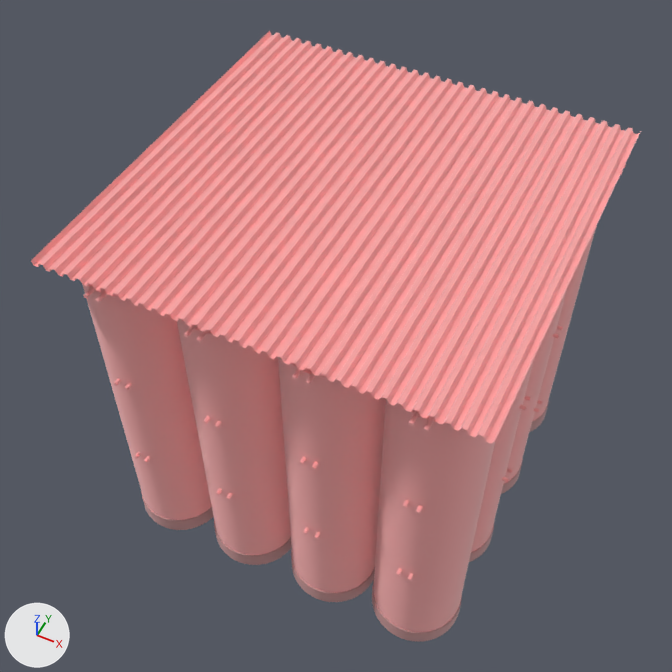
The glTF model 05-warehouse.glb as it was, and as the next commit left it.
Camera for both pictures: a 50 mm camera at (3.47, -7.48, 11.78) aimed at (-0.23, -0.08, 2.53). The lights are fixed; the arrows at lower left show +X, +Y and +Z.
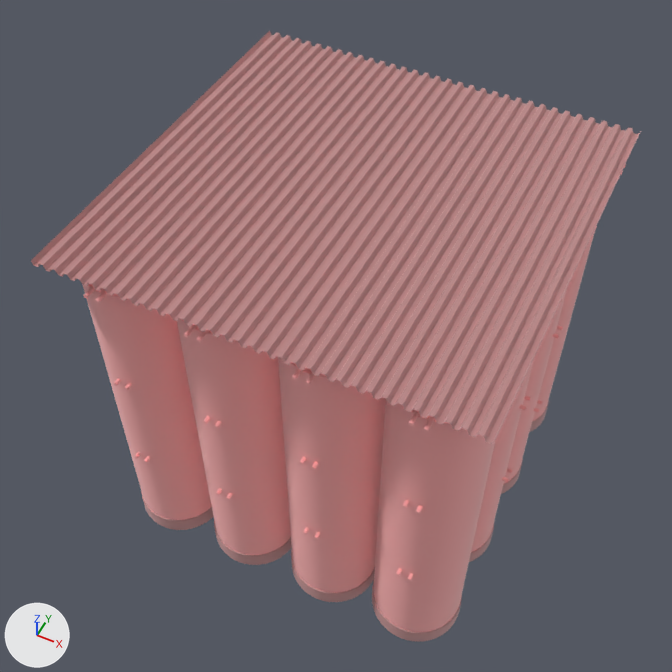
Boxes (x1, y1, x2, y2) around the edits, measured in the pictures (672 x 672 px):
'Mesh_0', recoloured: (31, 31, 640, 444) in both

The change, as a diff of the scene's bpy script:
```diff
--- a/05-warehouse.glb.py
+++ b/05-warehouse.glb.py
@@ mat_material_0 @@
 mat_material_0 = principled_material('Material_0')
-mat_material_0.base_color = (1.0, 0.643, 0.643)  # pink #ffd2d2
+mat_material_0.base_color = (0.749, 0.502, 0.502)  # pink #e0bcbc
 mat_material_0.metallic = 1.0
```
